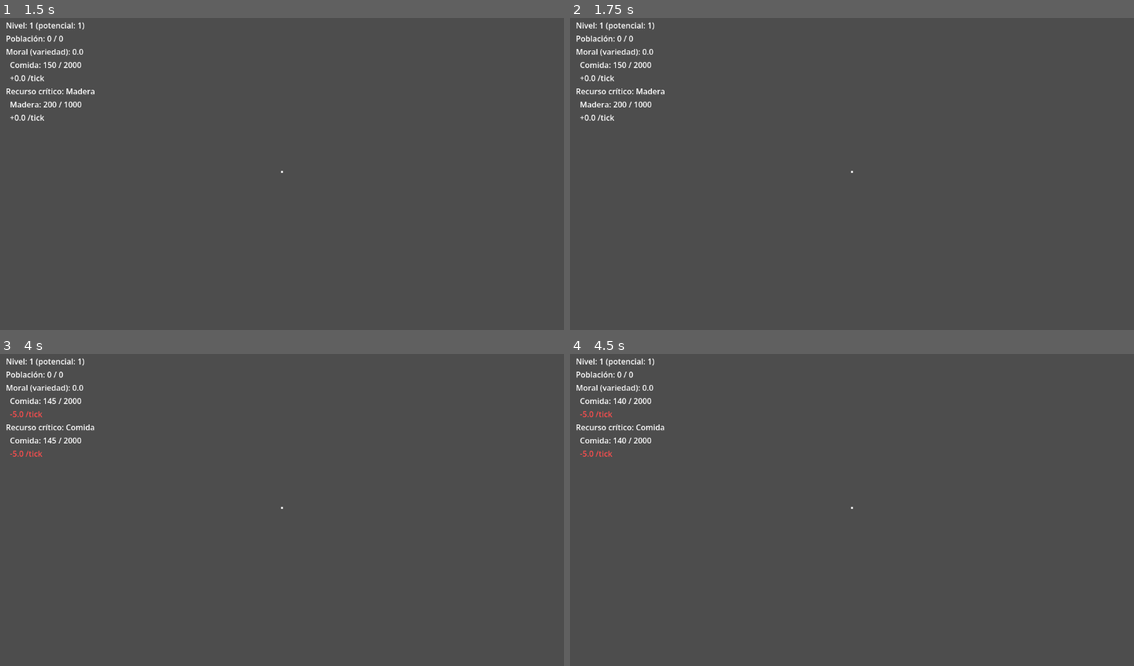
Above: before the commit, frames 1-4 (two rows, left to right).
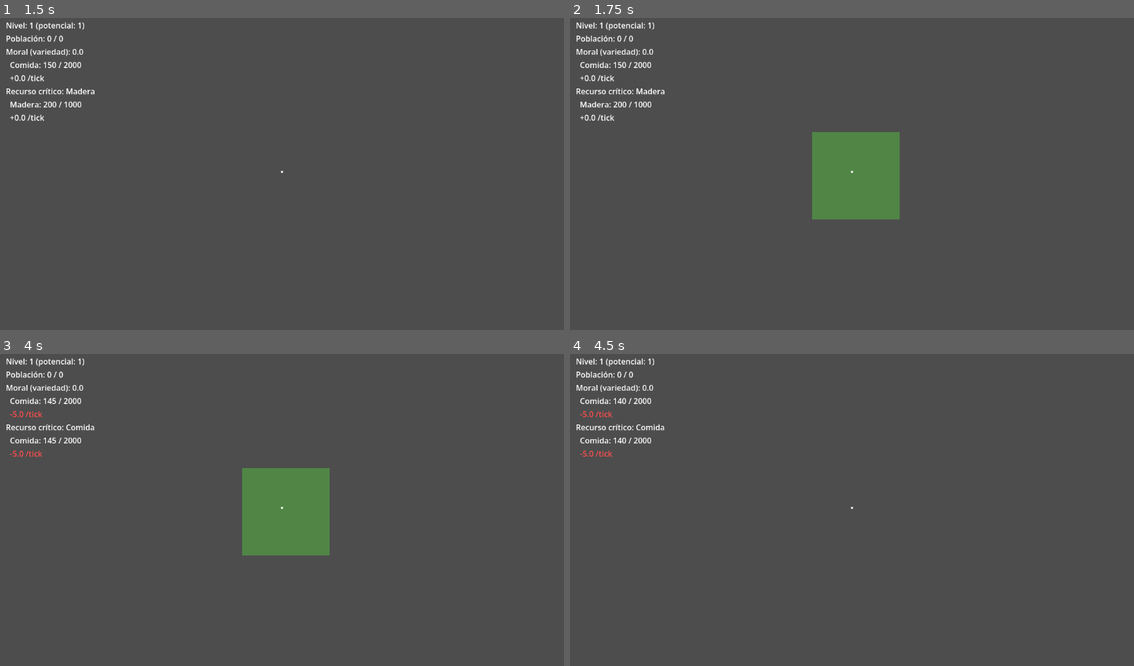
Above: after the commit, the same moments.

Repository: gigalipa/craft-to-nation
Game: Godot game, scene res://scenes/Main.tscn
Same seed, same stepped clock (60 frames per second), same inputs: the game is played once before the commit and once after it.
Inputs (mouse positions are in pixels of both pictures, inside the frame that each line leads up to):
- Up to frame 1 (1.5 s): tap Enter at 0.5 s; move the mouse to (310, 170) at 0.52 s; hold W from 0.53 s (still down); tap 1 at 0.6 s; click (310, 170) at 0.67 s; tap Space at 0.77 s; tap 2 at 0.8, 1.35 s; move the mouse to (253, 174) at 1.27 s; click (253, 174) at 1.42 s
- Up to frame 2 (1.75 s): keep holding W; tap Space at 1.52 s; tap C at 1.55 s
- Up to frame 3 (4 s): keep holding W; tap Space at 2, 3.02, 3.5, 3.77 s; move the mouse to (293, 503) at 2.02 s; tap C at 2.1, 3.8 s; click (293, 503) at 2.17 s; tap 1 at 2.3, 2.85 s; tap Enter at 2.75 s; move the mouse to (276, 513) at 2.77 s; click (276, 513) at 2.92 s; tap 2 at 3.05, 3.6 s; move the mouse to (321, 513) at 3.52 s; click (321, 513) at 3.67 s
- Up to frame 4 (4.5 s): keep holding W; move the mouse to (806, 503) at 4.27 s; tap C at 4.35 s; click (806, 503) at 4.42 s

Frame 1 is identical in both runs. In frame 2, 4.3% of the frame differs, in the area x 42-59%, y 36-65%; in frame 3, 4.3%; in frame 4, nothing differs.

Commit message:
feat(zonificacion): camara cenital y overlay visual de zonas
Agrega CamaraCenital.gd (camara ortogonal top-down para pintar zonas
por clic) y ZonaOverlay.gd (planos semitransparentes reconstruidos
desde Zonificacion.zonas). Main.gd alterna con la tecla C entre la
1ra persona del jugador y la cenital, congelando a Player mientras
esta activa. Player._input() ahora ignora eventos cuando su camara
no esta activa, para que un clic de pintado no dispare _minar().

Co-Authored-By: Claude Sonnet 5 <noreply@anthropic.com>
Claude-Session: https://claude.ai/code/session_01HPFtVtJrZaGuihfR5DVmS6

Diff:
--- a/godot/scenes/Main.tscn
+++ b/godot/scenes/Main.tscn
@@ -1,10 +1,12 @@
-[gd_scene load_steps=6 format=3]
+[gd_scene load_steps=8 format=3]
 
 [ext_resource type="PackedScene" path="res://scenes/Player.tscn" id="1"]
 [ext_resource type="Script" path="res://scripts/VoxelWorld.gd" id="2"]
 [ext_resource type="Script" path="res://scripts/Main.gd" id="3"]
 [ext_resource type="MeshLibrary" path="res://assets/BlockLibrary.res" id="4"]
 [ext_resource type="Script" path="res://scripts/HUD.gd" id="5"]
+[ext_resource type="Script" path="res://scripts/CamaraCenital.gd" id="6"]
+[ext_resource type="Script" path="res://scripts/ZonaOverlay.gd" id="7"]
 
 [node name="Main" type="Node3D"]
 script = ExtResource("3")
@@ -16,6 +18,14 @@
 
 [node name="Player" parent="." instance=ExtResource("1")]
 position = Vector3(0, 1, 0)
+
+[node name="CamaraCenital" type="Camera3D" parent="."]
+current = false
+script = ExtResource("6")
+
+[node name="ZonaOverlay" type="Node3D" parent="."]
+visible = false
+script = ExtResource("7")
 
 [node name="Luz" type="DirectionalLight3D" parent="."]
 position = Vector3(0, 5, 0)
--- /dev/null
+++ b/godot/scripts/CamaraCenital.gd
@@ -0,0 +1,77 @@
+extends Camera3D
+
+## Cámara cenital mínima para pintar zonas (ver spec:
+## docs/superpowers/specs/2026-09-07-zonificacion-design.md). Sin
+## paneo/zoom ni selección de tropas — eso es PoC 5 completo (Fase 3), esta
+## versión solo existe para poder pintar zonas desde arriba.
+
+@onready var mundo: Node = get_node("../VoxelWorld")
+@onready var overlay: Node3D = get_node("../ZonaOverlay")
+
+var tipo_zona_seleccionada: String = Zonificacion.ZONAS_PINTABLES[0]
+var esperando_segunda_esquina := false
+var primera_esquina := Vector2i.ZERO
+
+
+func _ready() -> void:
+	projection = PROJECTION_ORTHOGONAL
+	size = 40.0
+	rotation_degrees = Vector3(-90, 0, 0)
+
+
+## Centra la cámara sobre la zona de influencia (o el origen, si todavía no
+## existe núcleo urbano declarado). Llamada por Main.gd al activar la
+## cámara cenital.
+func posicionar_sobre_influencia() -> void:
+	var centro: Vector2i
+	if Zonificacion.nucleo_declarado:
+		centro = (Zonificacion.influencia_min + Zonificacion.influencia_max) / 2
+	else:
+		centro = Vector2i.ZERO
+	global_position = Vector3(centro.x, 20.0, centro.y)
+
+
+func _unhandled_input(event: InputEvent) -> void:
+	if not current:
+		return
+
+	if event is InputEventKey:
+		var tecla := event as InputEventKey
+		if tecla.pressed and tecla.keycode == KEY_1:
+			tipo_zona_seleccionada = Zonificacion.ZONAS_PINTABLES[0]
+			print("Zona seleccionada: ", tipo_zona_seleccionada)
+		elif tecla.pressed and tecla.keycode == KEY_2:
+			tipo_zona_seleccionada = Zonificacion.ZONAS_PINTABLES[1]
+			print("Zona seleccionada: ", tipo_zona_seleccionada)
+
+	if event is InputEventMouseButton:
+		var boton := event as InputEventMouseButton
+		if boton.pressed and boton.button_index == MOUSE_BUTTON_LEFT:
+			_procesar_clic(boton.position)
+
+
+## Convierte una posición de pantalla en la celda de grid (X,Z) que hay
+## debajo, intersecando el rayo de la cámara con el plano y = 0.
+func _celda_bajo_mouse(posicion_pantalla: Vector2) -> Vector2i:
+	var origen := project_ray_origin(posicion_pantalla)
+	var direccion := project_ray_normal(posicion_pantalla)
+	var distancia: float = -origen.y / direccion.y
+	var punto: Vector3 = origen + direccion * distancia
+	var celda: Vector3i = mundo.local_to_map(mundo.to_local(punto))
+	return Vector2i(celda.x, celda.z)
+
+
+func _procesar_clic(posicion_pantalla: Vector2) -> void:
+	var celda := _celda_bajo_mouse(posicion_pantalla)
+	if not esperando_segunda_esquina:
+		primera_esquina = celda
+		esperando_segunda_esquina = true
+		print("Primera esquina de la zona: ", primera_esquina)
+		return
+
+	var pintadas: int = Zonificacion.pintar_zona(primera_esquina, celda, tipo_zona_seleccionada)
+	print("Zona '", tipo_zona_seleccionada, "' pintada en ", pintadas, " celda(s).")
+	if pintadas == 0 and not Zonificacion.nucleo_declarado:
+		print("Todavía no existe una zona de influencia — declara tu primer edificio residencial primero.")
+	esperando_segunda_esquina = false
+	overlay.reconstruir()
--- a/godot/scripts/Main.gd
+++ b/godot/scripts/Main.gd
@@ -4,7 +4,33 @@
 
 @onready var mundo := $VoxelWorld
 @onready var jugador: Player = $Player
+@onready var camara_cenital: Camera3D = $CamaraCenital
+@onready var zona_overlay: Node3D = $ZonaOverlay
+
+var cenital_activa := false
 
 
 func _ready() -> void:
 	jugador.mundo = mundo
+
+
+func _input(event: InputEvent) -> void:
+	if event is InputEventKey:
+		var tecla := event as InputEventKey
+		if tecla.pressed and tecla.keycode == KEY_C:
+			_alternar_camara_cenital()
+
+
+## Alterna entre la cámara en 1ª persona del jugador y la cenital: congela
+## el movimiento del jugador mientras la cenital está activa (conserva su
+## posición al volver), y muestra/oculta el overlay de zonas — solo debe
+## verse desde arriba, nunca en 1ª persona (decisión explícita del usuario).
+func _alternar_camara_cenital() -> void:
+	cenital_activa = not cenital_activa
+	if cenital_activa:
+		camara_cenital.posicionar_sobre_influencia()
+	camara_cenital.current = cenital_activa
+	jugador.camara.current = not cenital_activa
+	jugador.set_physics_process(not cenital_activa)
+	zona_overlay.visible = cenital_activa
+	Input.mouse_mode = Input.MOUSE_MODE_VISIBLE if cenital_activa else Input.MOUSE_MODE_CAPTURED
--- a/godot/scripts/Player.gd
+++ b/godot/scripts/Player.gd
@@ -27,6 +27,8 @@
 
 
 func _input(event: InputEvent) -> void:
+	if not camara.current:
+		return
 	if event is InputEventKey:
 		var tecla := event as InputEventKey
 		if tecla.pressed and tecla.keycode == KEY_ESCAPE:
--- /dev/null
+++ b/godot/scripts/ZonaOverlay.gd
@@ -0,0 +1,35 @@
+extends Node3D
+
+## Overlay visual de las zonas pintadas (ver Zonificacion.gd, autoload). Un
+## plano semitransparente por celda pintada, reconstruido por completo cada
+## vez que cambia algo — la zona de influencia está acotada (a lo sumo unos
+## cientos de celdas), así que reconstruir todo es más simple que llevar un
+## registro incremental de qué celdas ya tienen su plano.
+
+const COLOR_POR_ZONA := {
+	"residencial_investigacion": Color(0.2, 0.4, 1.0, 0.4),
+	"fabricacion_militar": Color(1.0, 0.5, 0.1, 0.4),
+}
+
+
+func reconstruir() -> void:
+	for hijo in get_children():
+		hijo.queue_free()
+
+	for celda in Zonificacion.zonas:
+		var tipo: String = Zonificacion.zonas[celda]
+		var color: Color = COLOR_POR_ZONA.get(tipo, Color.WHITE)
+
+		var malla := PlaneMesh.new()
+		malla.size = Vector2(1.0, 1.0)
+
+		var material := StandardMaterial3D.new()
+		material.transparency = BaseMaterial3D.TRANSPARENCY_ALPHA
+		material.shading_mode = BaseMaterial3D.SHADING_MODE_UNSHADED
+		material.albedo_color = color
+
+		var plano := MeshInstance3D.new()
+		plano.mesh = malla
+		plano.material_override = material
+		plano.position = Vector3(celda.x, 0.05, celda.y)
+		add_child(plano)
